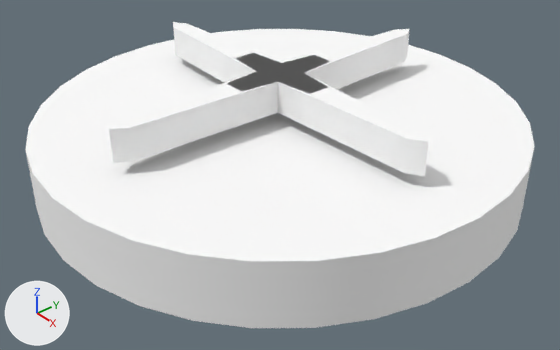
What one commit did to the Blender file dev/blender/c172p-fuel-selector.blend.
Before and after are seen from a 50 mm lens placed at (-0.0744, -0.1405, -0.5243), pointed at (-0.236, -0.0043, -0.6494). The axes (+X, +Y, +Z) are drawn at lower left. The lights are the same throughout. The picture after the commit comes second.

The first picture shows 'FuelSelectorBoth-fg1000', 'FuelSelectorFace-fg1000', 'FuelSelectorLeft-fg1000', 'FuelSelectorOff-fg1000', 'FuelSelectorPanel-fg1000', 'FuelSelectorRight-fg1000'.
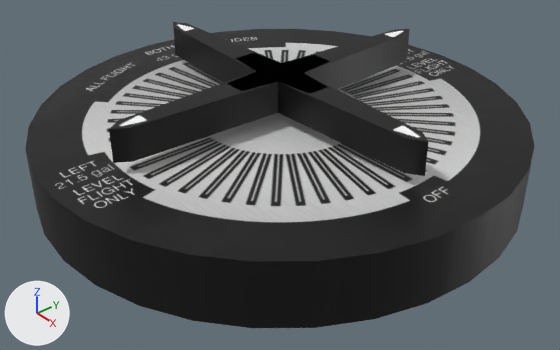
The change, as a diff of the scene's bpy script:
```diff
--- a/dev/blender/c172p-fuel-selector.blend.py
+++ b/dev/blender/c172p-fuel-selector.blend.py
@@ img_fuel_selector_png_001 @@
+img_fuel_selector_png_001 = load_image('fuel-selector.png.001', '../../Models/Interior/Panel/c172p-panel/fuel-selector.png', 1024, 512, 'sRGB')
@@ mat_fuel_selector @@
-mat_fuel_selector = diffuse_material('fuel-selector')
-mat_fuel_selector.base_color = (1.0, 1.0, 1.0)  # white #ffffff
+mat_fuel_selector = principled_material('fuel-selector')
+mat_fuel_selector.texture = img_fuel_selector_png_001
```

Boxes (x1, y1, x2, y2) around the edits, measured in the pictures (560 x 350 px):
'FuelSelectorPanel-fg1000', surface changed (white to black): (25, 29, 535, 328) in both
'FuelSelectorFace-fg1000', surface changed (white to grey): (78, 42, 483, 224) in both
'FuelSelectorLeft-fg1000', surface changed (white to black): (109, 55, 330, 163) in both
'FuelSelectorOff-fg1000', surface changed (white to black): (236, 53, 428, 176) in both
'FuelSelectorRight-fg1000', surface changed (white to black): (229, 29, 410, 91) in both
'FuelSelectorBoth-fg1000', surface changed (white to black): (173, 22, 327, 94) in both
